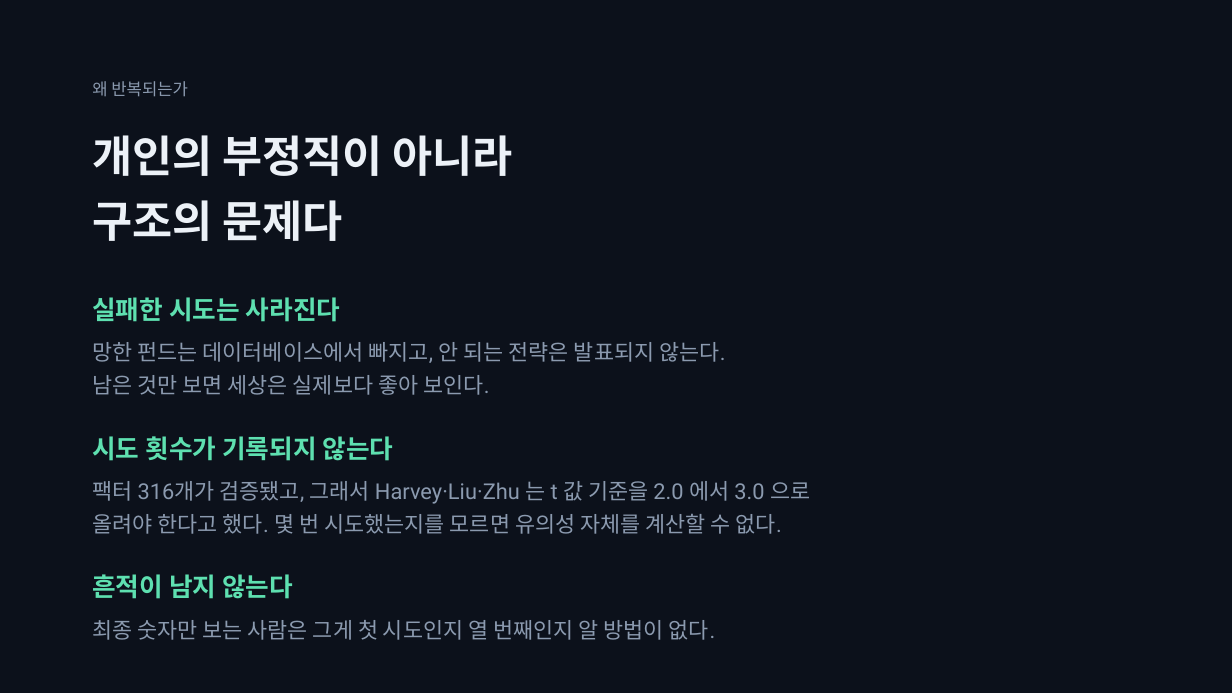
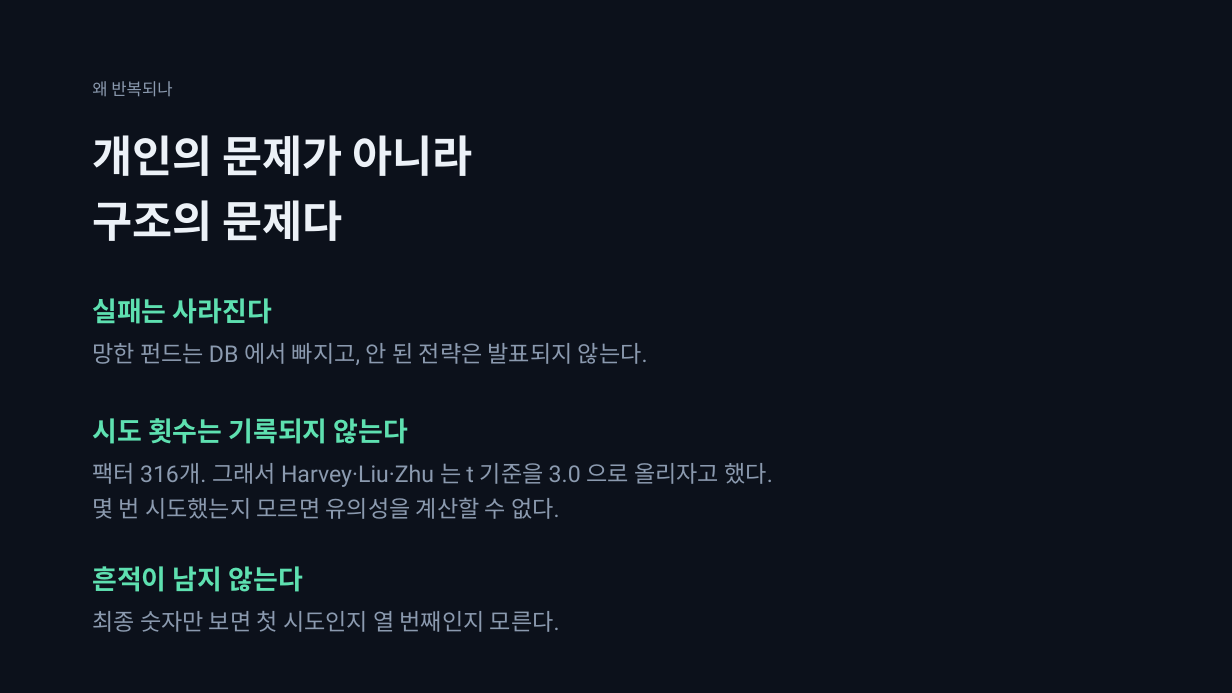
Before and after one commit to SeoDongOk/proof-of-track-record, a slide deck: slide 6 of deck/proof-of-track-record.pptx. Drawn at 1232x693 pixels with LibreOffice and Linux fonts; fonts in the diff are those of the drawing. Boxes give left, top, right and bottom in pixels: in the first picture for what was removed or moved away, otherwise in the second. Text is boxed around its words. In the diff, an @@ line names an element or a change of style, - is before the commit and + after.

```diff
--- a/deck/proof-of-track-record.pptx
+++ b/deck/proof-of-track-record.pptx
@@ text at box(92, 81, 172, 97): text changed @@
-왜 반복되는가
+왜 반복되나
@@ text at box(92, 135, 473, 176): text changed @@
-개인의 부정직이 아니라
+개인의 문제가 아니라
@@ text at box(92, 298, 272, 324): text changed; size 20 to 21 pt @@
-실패한 시도는 사라진다
+실패는 사라진다
@@ text at box(92, 343, 648, 365): text changed; size 17 to 18 pt @@
-망한 펀드는 데이터베이스에서 빠지고, 안 되는 전략은 발표되지 않는다.
-남은 것만 보면 세상은 실제보다 좋아 보인다.
+망한 펀드는 DB 에서 빠지고, 안 된 전략은 발표되지 않는다.
@@ text at box(92, 418, 408, 444): text changed; size 20 to 21 pt @@
-시도 횟수가 기록되지 않는다
+시도 횟수는 기록되지 않는다
@@ text at box(92, 463, 773, 519): text changed; size 17 to 18 pt @@
-팩터 316개가 검증됐고, 그래서 Harvey·Liu·Zhu 는 t 값 기준을 2.0 에서 3.0 으로
-올려야 한다고 했다. 몇 번 시도했는지를 모르면 유의성 자체를 계산할 수 없다.
+팩터 316개. 그래서 Harvey·Liu·Zhu 는 t 기준을 3.0 으로 올리자고 했다.
+몇 번 시도했는지 모르면 유의성을 계산할 수 없다.
@@ text "흔적이 남지 않는다": place and size @@
-text "흔적이 남지 않는다" at box(92, 574, 293, 599)
+text "흔적이 남지 않는다" at box(92, 566, 303, 592)
@@ text "흔적이 남지 않는다" at box(92, 566, 303, 592): size 20 to 21 pt @@
@@ text at box(92, 611, 560, 632): text changed; size 17 to 18 pt @@
-최종 숫자만 보는 사람은 그게 첫 시도인지 열 번째인지 알 방법이 없다.
+최종 숫자만 보면 첫 시도인지 열 번째인지 모른다.
```
Also in this commit, not shown: 14 other slides changed, 15 other files.
